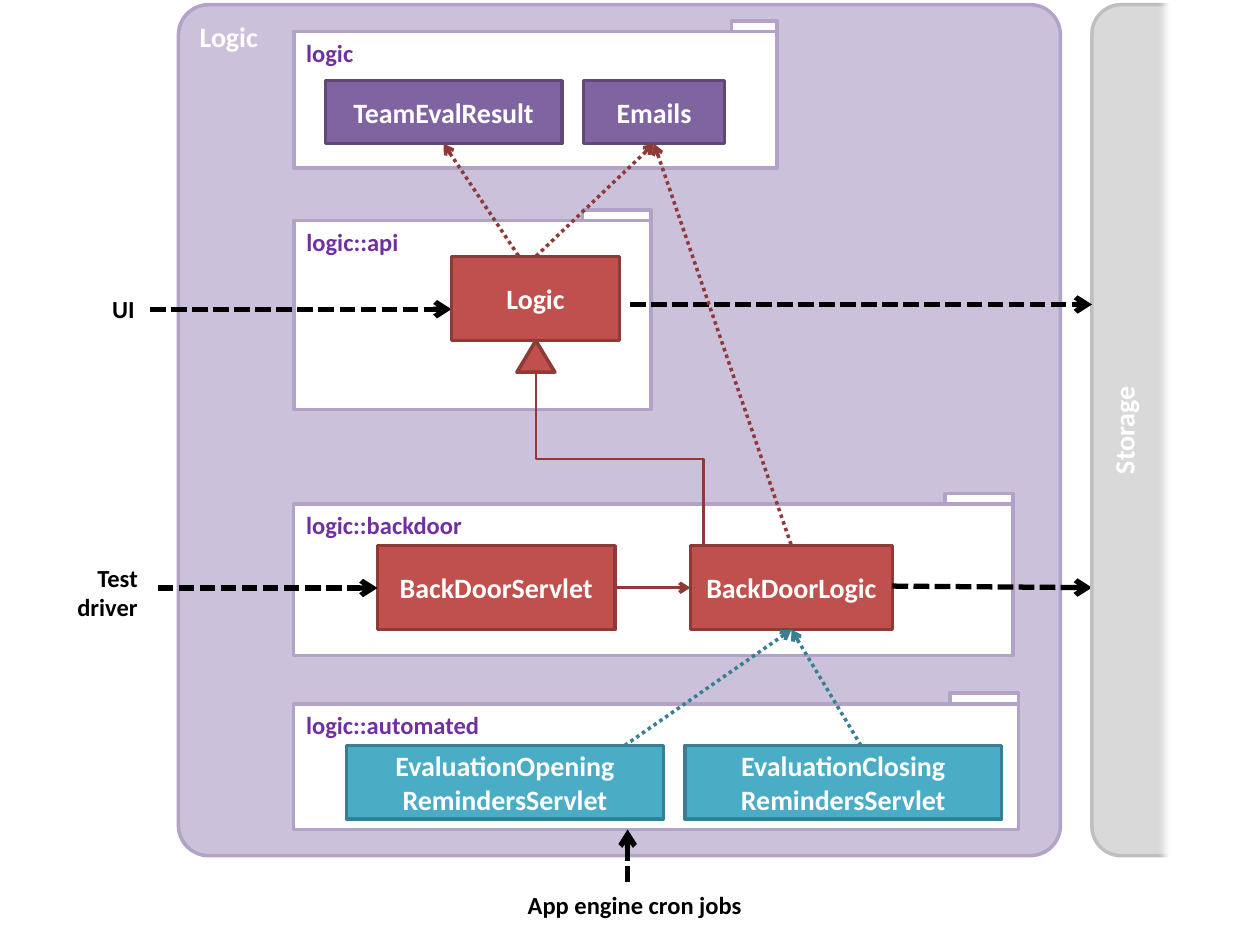
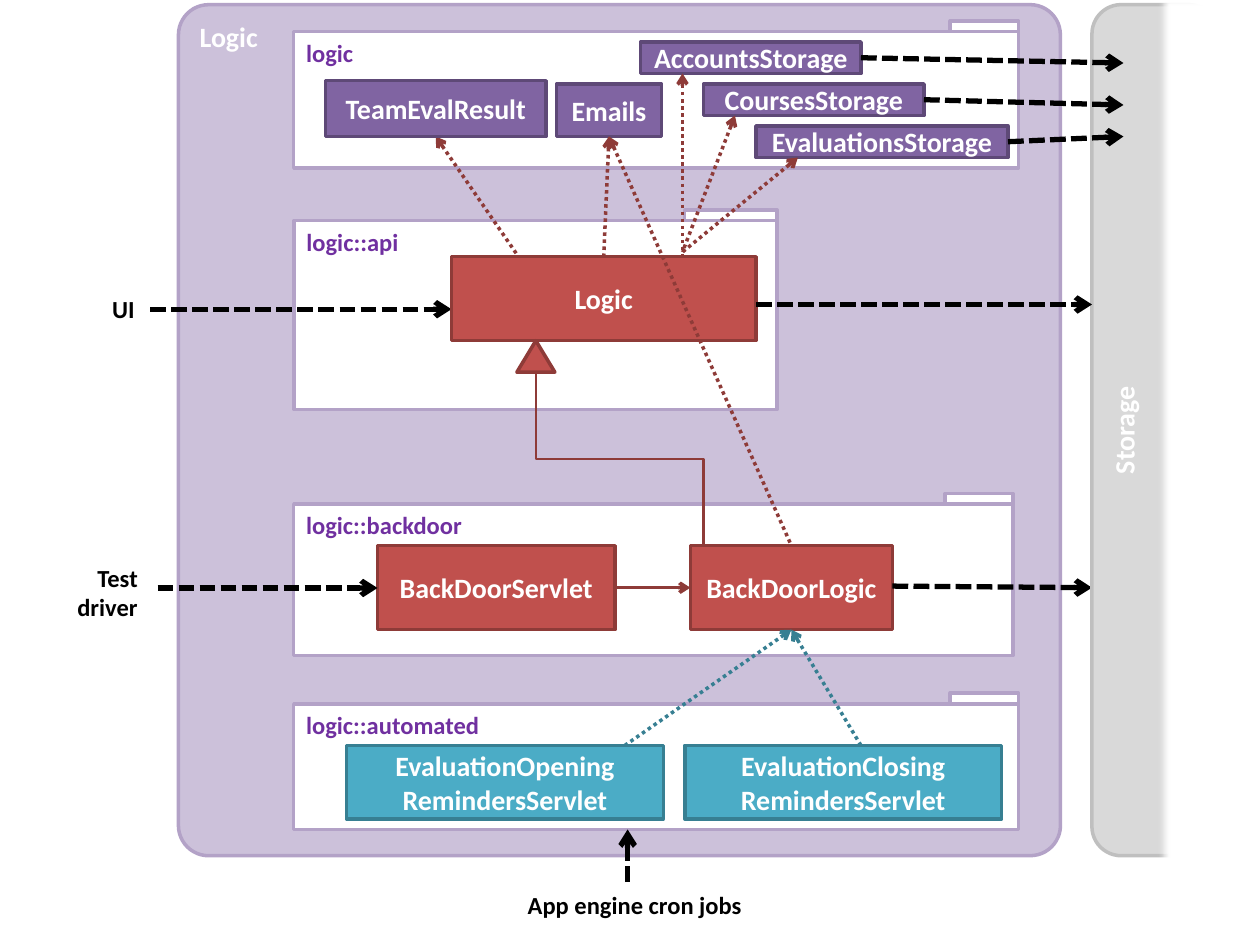
Before and after one commit to TEAMMATES/teammates, a slide deck: slide 1 of doc/diagrams/LogicComponent.pptx. Drawn at 1260x945 pixels with LibreOffice and Linux fonts; fonts in the diff are those of the drawing. Boxes give left, top, right and bottom in pixels: in the first picture for what was removed or moved away, otherwise in the second. Text is boxed around its words. In the diff, an @@ line names an element or a change of style, - is before the commit and + after.

```diff
--- a/doc/diagrams/LogicComponent.pptx
+++ b/doc/diagrams/LogicComponent.pptx
@@ rectangle: place and size @@
-rectangle at [732, 21, 777, 32]
+rectangle at [950, 21, 1018, 32]
@@ rectangle "logic": place and size @@
-rectangle "logic" at [294, 32, 777, 168]
+rectangle "logic" at [294, 32, 1018, 168]
@@ rectangle added at [640, 42, 861, 73], fill #8064A2, outline #5F4A78 2 pt, 16 pt, text #FFFFFF, bold @@
+AccountsStorage
@@ arrow added from (861, 58) to (1124, 63), #000000 3 pt dashed @@
@@ rectangle "TeamEvalResult": place and size @@
-rectangle "TeamEvalResult" at [325, 81, 562, 144]
+rectangle "TeamEvalResult" at [325, 81, 546, 136]
@@ rectangle "Emails": place and size @@
-rectangle "Emails" at [583, 81, 724, 144]
+rectangle "Emails" at [557, 84, 662, 137]
@@ arrow added from (683, 257) to (683, 73), #8E3B39 2 pt dashed @@
@@ rectangle added at [703, 84, 924, 116], fill #8064A2, outline #5F4A78 2 pt, 16 pt, text #FFFFFF, bold @@
+CoursesStorage
@@ arrow added from (683, 252) to (735, 116), #8E3B39 2 pt dashed @@
@@ arrow added from (924, 100) to (1124, 105), #000000 3 pt dashed @@
@@ arrow moved from (444, 144) - (536, 282) to (436, 136) - (536, 282) @@
@@ arrow moved from (654, 144) - (536, 257) to (609, 136) - (604, 257) @@
@@ arrow moved from (654, 144) - (791, 546) to (609, 136) - (791, 546) @@
@@ rectangle added at [756, 126, 1008, 158], fill #8064A2, outline #5F4A78 2 pt, 16 pt, text #FFFFFF, bold @@
+EvaluationsStorage
@@ arrow added from (1008, 141) to (1124, 136), #000000 3 pt dashed @@
@@ arrow added from (683, 252) to (798, 158), #8E3B39 2 pt dashed @@
@@ rectangle "logic::api": place and size @@
-rectangle "logic::api" at [294, 220, 650, 410]
+rectangle "logic::api" at [294, 220, 776, 410]
@@ rectangle: place and size @@
-rectangle at [582, 210, 650, 220]
+rectangle at [684, 210, 776, 220]
@@ rectangle "Logic": place and size @@
-rectangle "Logic" at [451, 257, 619, 341]
+rectangle "Logic" at [451, 257, 756, 341]
@@ arrow moved from (630, 305) - (1092, 305) to (756, 305) - (1092, 305) @@
```
Also in this commit, not shown: 15 other files.
